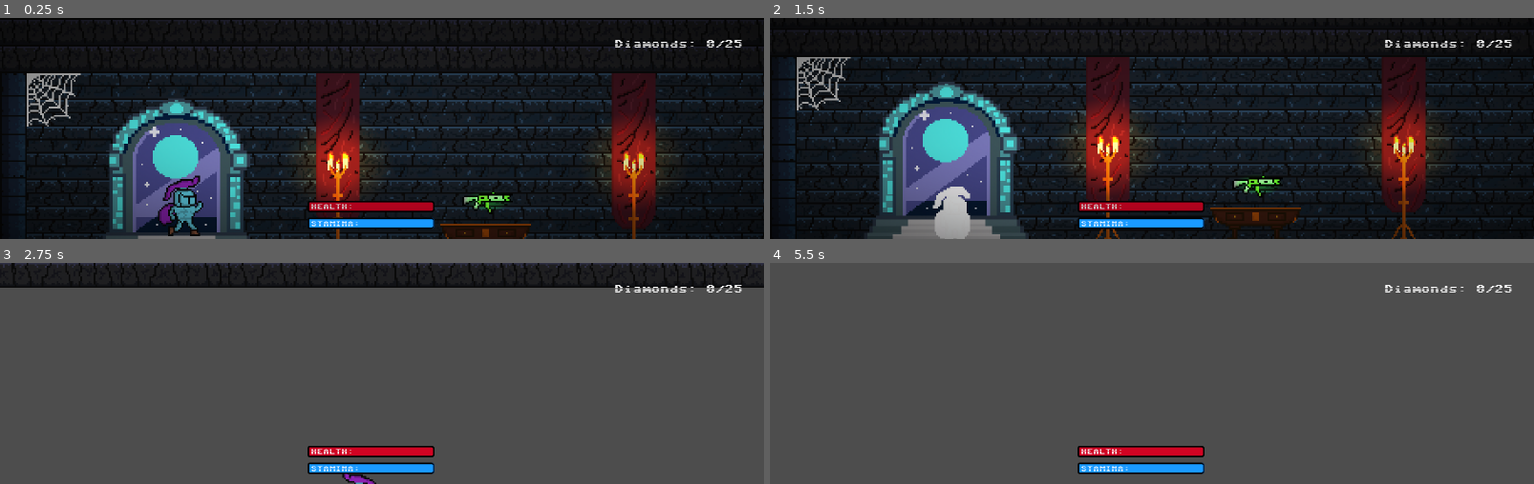
Above: before the commit, frames 1-4 (two rows, left to right).
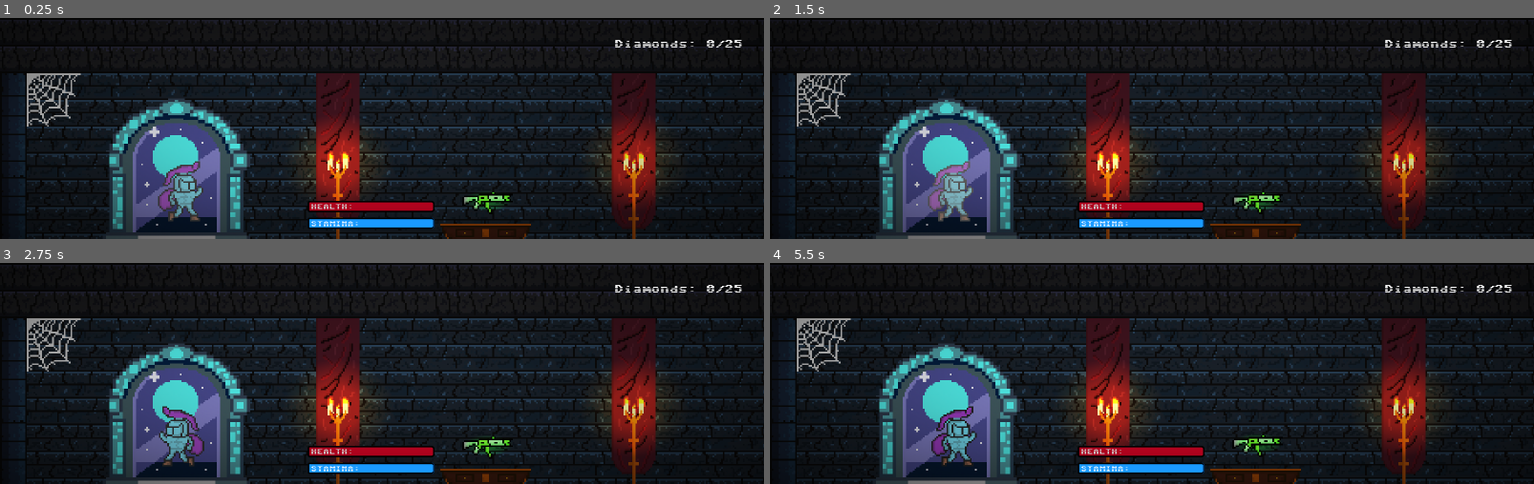
Above: after the commit, the same moments.

Repository: lolix1321/raymanMy
Game: Godot game, scene res://scenes/portal_one_menu.tscn
The game is run twice, just before and just after one commit, with the same random seed, the same clock (stepped at 60 frames per second) and the same inputs. This scene is started directly instead of the project's main scene.
Inputs (mouse positions are in pixels of both pictures, inside the frame that each line leads up to):
- Up to frame 1 (0.25 s): no input
- Up to frame 2 (1.5 s): tap Enter (ui_accept) at 0.5, 0.6 s; move the mouse to (1320, 117) at 0.52 s; hold D (right) from 0.53 s (still down); tap W (jump) at 0.77, 0.8, 1.07, 1.35 s; move the mouse to (999, 139) at 1.27 s
- Up to frame 3 (2.75 s): tap W (jump) at 1.52, 1.82, 2.3 s; tap Enter (ui_accept) at 1.55 s; move the mouse to (458, 324) at 2.02 s; release D (right) at 2.03 s; hold A (left) from 2.03 s (still down); hold Shift (Sprint) from 2.03 s (still down)
- Up to frame 4 (5.5 s): move the mouse to (1113, 417) at 2.77 s; release A (left) at 2.78 s; release Shift (Sprint) at 2.78 s; hold D (right) 2.78-4.28 s; click (1113, 417) at 2.85 s; tap W (jump) at 3.02, 3.32, 3.77, 3.8, 4.07, 4.52, 4.82, 5.1 s; tap Enter (ui_accept) at 3.05, 3.6, 4.35 s; move the mouse to (1381, 406) at 3.52 s; move the mouse to (922, 340) at 4.27 s; hold A (left) 4.28-5.03 s; move the mouse to (1190, 373) at 5.02 s; hold D (right) from 5.03 s (still down)

The runs differ from the first frame. In frame 1, 1.4% of the frame differs, in the area x 20-27%, y 64-99%; in frame 2, 28%; in frame 3, 88%; in frame 4, 98%, in the area x 0-100%, y 0-100%.

Commit message:
naprawilem portale i zrobilem funkcje do animacji w ktorej mozesz wywolac dowolna animacje i w portalu juz nie ma randomowej

Diff:
--- a/scenes/player.gd
+++ b/scenes/player.gd
@@ -23,6 +23,9 @@
 @onready var dead := false
 @onready var entered = false
 
+var can_animate = true
+
+
 signal shoot(pos: Vector2, direction: bool)
 
 
@@ -63,8 +66,16 @@
 
 
 func _process(delta: float) -> void:
+
 	if is_teleporting:
 		velocity = Vector2.ZERO
+
+	print($AnimatedSprite2D.animation)
+	if is_teleporting:
+		velocity = Vector2.ZERO
+		direction_x=0
+		set_anim('jump')
+
 		move_and_slide()
 		return
 
@@ -93,7 +104,12 @@
 	velocity.x = direction_x * speed
 	move_and_slide()
 	gravity()
+
 	get_animation()
+
+	if can_animate:
+		get_animation()
+
 	get_facing_direction()
 
 
@@ -256,3 +272,18 @@
 		print("Zregenerowano! Obecne HP: ", health)
 		if health >= 100:
 			$Timers/GainHealth.stop()
+
+
+
+
+
+func zmianaCanAnimate():
+	can_animate = !can_animate
+
+
+func set_anim(anim: String):
+
+	if has_gun:
+		anim += "_gun"
+	$AnimatedSprite2D.animation = anim
+	$AnimatedSprite2D.flip_h = not facing_right
--- a/scenes/portal_exit_1.gd
+++ b/scenes/portal_exit_1.gd
@@ -1,30 +1,43 @@
-# Skrypt wyjścia z portalu
+
 extends Area2D
 
-@export var target_scene_path: String = "res://scenes/level.tscn"
-@export var spawn_position: Vector2 = Vector2.ZERO
+var entered := false
+var teleporting := false
+var pomocniczazmiennadokurwateleportacjizlobbydolevela:int = 0
+@onready var player = get_tree().get_first_node_in_group("Player")
 
-var entered: bool = false
-var teleporting: bool = false # Flaga, żeby nie odpalić teleportu kilka razy
+func _on_body_entered(body):
 
-func _on_body_entered(_body: PhysicsBody2D) -> void:
-	if _body is Player:
+	if body is Player: # Bezpieczniejsze sprawdzenie
+		print("hello world")
 		entered = true
+		if pomocniczazmiennadokurwateleportacjizlobbydolevela == 0:
+			get_tree().get_first_node_in_group("Player").zmianaCanAnimate()
+			get_tree().get_first_node_in_group("Player").set_anim('jump')
 
-func _on_body_exited(_body: PhysicsBody2D) -> void:
-	if _body is Player:
-		entered = false
+			print("tluste dupsko")
+			pomocniczazmiennadokurwateleportacjizlobbydolevela+=1
+			get_tree().get_first_node_in_group("Player").start_portal_effect(true)
+			$TimerZebyDzialalo.start()
 
-func _process(_delta: float) -> void:
-	if entered and not teleporting and Input.is_action_just_pressed("ui_accept"):
-		start_teleportation()
 
-func start_teleportation():
-	teleporting = true
-	var player = get_tree().get_first_node_in_group("Player")
-	if player:
-		player.start_portal_effect(true)
+func _on_body_exited(_body):
+	entered = false
 
-	await get_tree().create_timer(1.0).timeout
-	Global.spawn_position = spawn_position
-	get_tree().change_scene_to_file(target_scene_path)
+func _process(_delta):
+	if entered and not teleporting:
+		if Input.is_action_just_pressed("ui_accept"):
+			teleporting = true
+			if player:
+				player.start_portal_effect(true)
+			$EnterTimer.start()
+
+func _on_enter_timer_timeout():
+	Global.target_spawn_name = "MenuStart"
+	Global.spawn_position = Vector2(295, 405)
+	get_tree().change_scene_to_file("res://scenes/level.tscn")
+
+
+func _on_timer_zeby_dzialalo_timeout() -> void:
+	get_tree().get_first_node_in_group("Player").start_portal_effect(false)
+	get_tree().get_first_node_in_group("Player").zmianaCanAnimate()
--- a/scenes/portal_exit_1.tscn
+++ b/scenes/portal_exit_1.tscn
@@ -9,11 +9,18 @@
 collision_layer = 32
 collision_mask = 2
 script = ExtResource("1_6i3tk")
-spawn_position = Vector2(841, 270)
 
 [node name="CollisionShape2D" type="CollisionShape2D" parent="."]
 position = Vector2(0, -6.125)
 shape = SubResource("RectangleShape2D_f4sya")
 
+[node name="TimerZebyDzialalo" type="Timer" parent="."]
+one_shot = true
+
+[node name="EnterTimer" type="Timer" parent="."]
+one_shot = true
+
 [connection signal="body_entered" from="." to="." method="_on_body_entered"]
 [connection signal="body_exited" from="." to="." method="_on_body_exited"]
+[connection signal="timeout" from="TimerZebyDzialalo" to="." method="_on_timer_zeby_dzialalo_timeout"]
+[connection signal="timeout" from="EnterTimer" to="." method="_on_enter_timer_timeout"]
